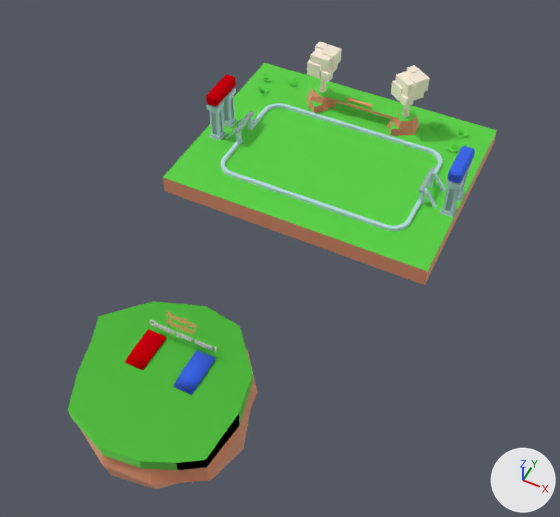
The glTF model Stadium.glb, before and after one commit.
Rendered twice from a camera (50 mm lens) standing at (243.0, -263.0, 528.0) and looking at (-5.0, 232.0, -90.0). The axes (+X, +Y, +Z) are drawn at lower right. The lights are the same throughout. Where no turn or scale is listed for an object, it has been applied to the vertices. Vertices at the same position are counted once.

Before the edit, the objects in view are built like this:
```python
ob_choose_your_team = bpy.data.objects.new('Choose your team !', me_text)
ob_choose_your_team.location = (-32.0, 41.0, 4.0)
ob_choose_your_team___001 = bpy.data.objects.new('Choose your team !.001', me_text_001)
ob_choose_your_team___001.location = (-16.0, 45.0, 20.0)
ob_cliff_blockquarter_rock_002 = bpy.data.objects.new('cliff_blockQuarter_rock.002', me_mesh_cliff_blockquarter_rock_002)
ob_cliff_blockquarter_rock_002.location = (0.0, 0.0, 0.0)
ob_cube_007 = bpy.data.objects.new('Cube.007', me_cube_021)
ob_cube_007.location = (0.0, 0.0, 0.0)
ob_cube_012 = bpy.data.objects.new('Cube.012', me_cube_004)
ob_cube_012.location = (0.0, 0.0, 0.0)
ob_cube_013 = bpy.data.objects.new('Cube.013', me_cube_003)
ob_cube_013.location = (0.0, 0.0, 0.0)
ob_green_platform = bpy.data.objects.new('Green_platform', me_green_platform)
ob_green_platform.location = (0.0, 0.0, 0.0)
ob_island = bpy.data.objects.new('Island', me_island)
ob_island.location = (0.0, 0.0, 0.0)
ob_tree_blocks_fall_001 = bpy.data.objects.new('tree_blocks_fall.001', me_mesh_tree_blocks_fall_008)
ob_tree_blocks_fall_001.location = (0.0, 0.0, 0.0)
# also in view: 'cliff_blockQuarter_rock.001' at (0.0, 445.0, -32.0); 'tree_blocks_fall.002' at (50.0, 446.0, -4.0); 'Cube.003' at (141.0, 349.0, 7.0); 'wall-round' at (0.0, 350.0, -45.0)
```
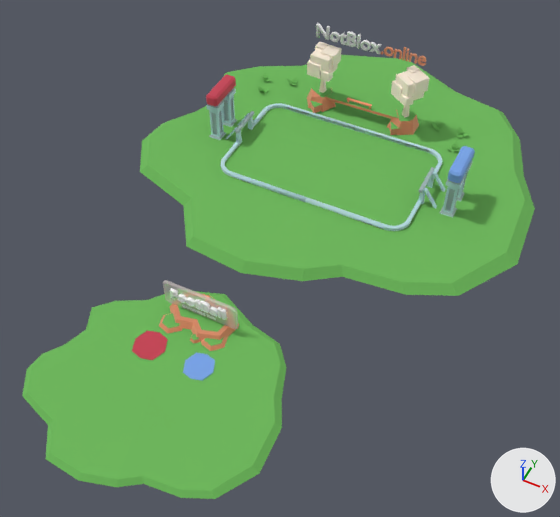
Pixel boxes [x1, y1, x2, y2] of what changed, in the pictures (560 x 517 px):
'Vert.005', added (green): after [140, 55, 535, 296]
'Vert.002', added (green): after [22, 291, 287, 499]
'cliff_blockQuarter_rock.002', deleted (green): before [163, 63, 497, 285]
'Green_platform', deleted (green): before [68, 301, 253, 470]
'Island', deleted: before [81, 349, 258, 489]
'platform_grass', added: after [159, 294, 239, 351]
'Cube.012', recoloured, reshaped (25% narrower, 35% shorter): before [173, 350, 216, 395]; after [183, 352, 215, 381]
'Cube.005', added: after [163, 280, 238, 329]
'Cube.007', recoloured, reshaped (12% narrower, 29% shorter): before [125, 329, 166, 370]; after [132, 331, 168, 360]
'cliff_blockQuarter_rock.001', recoloured, surface changed: [326, 91, 398, 119] in both
'Text', added: after [316, 23, 382, 54]
'Cube.003', recoloured: [447, 146, 475, 183] in both
'Cube.013', recoloured: [206, 74, 236, 107] in both
'rock_smallD.001', recoloured, surface changed: [387, 109, 419, 136] in both
'Text.003', added: after [170, 288, 227, 320]
'rock_smallD', recoloured, surface changed: [307, 85, 336, 112] in both
'Text.001', added: after [381, 47, 426, 66]
'Choose your team !', deleted: before [149, 320, 217, 352]
'Choose your team !.001', deleted: before [166, 311, 197, 335]
'cliff_blockDiagonal_rock', recoloured, surface changed: [310, 100, 323, 113] in both
'cliff_blockDiagonal_rock.001', recoloured, surface changed: [390, 121, 402, 136] in both
'Text.002', added: after [182, 304, 216, 320]
'plant_bushTriangle.002', recoloured, surface changed: [446, 141, 460, 152] in both
'plant_bushTriangle', recoloured, surface changed: [457, 126, 469, 138] in both
'plant_bushTriangle.001', recoloured, surface changed: [431, 121, 443, 131] in both
'plant_bushTriangle.005', recoloured, surface changed: [286, 77, 297, 85] in both
'plant_bushTriangle.004', recoloured, surface changed: [257, 86, 270, 93] in both
'plant_bushTriangle.003', recoloured, surface changed: [260, 73, 271, 81] in both
part 1 of me_cube_021, built on: before [125, 329, 166, 370]; after [132, 331, 168, 360]
part 3 of me_cube_004, built on: before [173, 350, 216, 395]; after [183, 352, 215, 381]

Diff of the bpy script that builds the scene:
```diff
--- a/Stadium.glb.py
+++ b/Stadium.glb.py
@@ mat_material_003 @@
 mat_material_003 = principled_material('Material.003')
-mat_material_003.base_color = (0.8, 0.0, 0.00923)  # red #e70018
+mat_material_003.base_color = (0.8, 0.176, 0.248)  # pink #e77488
 mat_material_003.metallic = 1.0
@@ mat_material_004 @@
 mat_material_004 = principled_material('Material.004')
-mat_material_004.base_color = (0.0331, 0.122, 0.8)  # blue #3362e7
+mat_material_004.base_color = (0.189, 0.372, 0.801)  # blue #78a4e7
 mat_material_004.roughness = 1.0
@@ mat_grass_001 @@
 mat_grass_001 = principled_material('grass.001')
-mat_grass_001.base_color = (0.26, 0.847, 0.172)  # green #8bed73
-mat_grass_001.metallic = 1.0
+mat_grass_001.base_color = (0.151, 0.479, 0.101)  # green #6cb859
 mat_grass_001.roughness = 1.0
@@ me_cube_021 @@
-me_cube_021.from_pydata(...)  # 8 vertices, 12 faces; spans x -34.4..-16.4, y 4.4..40.5, z -6.1..-4.1
+me_cube_021.from_pydata(...)  # 18 vertices, 32 faces; spans x -40.0..-10.8, y 14.0..43.4, z -8.6..-6.5
+# me_cube_021 part 1: the whole mesh is rebuilt
+# me_cube_021 part 2: the surface is now shaded flat
 me_cube_021.materials.append(mat_material_003)
@@ me_cube_004 @@
-me_cube_004.from_pydata(...)  # 8 vertices, 12 faces; spans x 13.4..31.3, y 2.1..40.5, z -6.6..-4.1
+me_cube_004.from_pydata(...)  # 18 vertices, 32 faces; spans x 9.1..35.7, y 15.5..42.0, z -9.2..-6.5
+# me_cube_004 part 3: the whole mesh is rebuilt
+# me_cube_004 part 4: the surface is now shaded flat
 me_cube_004.materials.append(mat_material_004)
@@ ob_choose_your_team @@
-ob_choose_your_team = bpy.data.objects.new('Choose your team !', me_text)
@@ ob_cliff_blockquarter_rock_002 @@
-ob_cliff_blockquarter_rock_002 = bpy.data.objects.new('cliff_blockQuarter_rock.002', me_mesh_cliff_blockquarter_rock_002)
@@ ob_choose_your_team___001 @@
-ob_choose_your_team___001 = bpy.data.objects.new('Choose your team !.001', me_text_001)
@@ ob_green_platform @@
-ob_green_platform = bpy.data.objects.new('Green_platform', me_green_platform)
@@ ob_island @@
-ob_island = bpy.data.objects.new('Island', me_island)
@@ ob_platform_grass @@
+ob_platform_grass = bpy.data.objects.new('platform_grass', me_mesh_platform_grass)  # 95 vertices, 186 faces; spans x -32.7..32.4, y 45.7..98.5, z -7.1..-0.7; in mat_dirt_001 (beige #f2be9e), mat_grass_002 (green #6cb859)
+ob_platform_grass.location = (0.0, 0.0, 0.0)
@@ ob_vert_005 @@
+ob_vert_005 = bpy.data.objects.new('Vert.005', me_vert_008)  # 47 vertices, 69 faces; spans x -216.0..225.0, y 169.0..588.0, z -56.0..-45.0; in mat_grass_001 (green #6cb859)
+ob_vert_005.location = (0.0, 0.0, 0.0)
@@ ob_vert_002 @@
+ob_vert_002 = bpy.data.objects.new('Vert.002', me_vert_004)  # 47 vertices, 69 faces; spans x -105.0..109.0, y -96.0..108.0, z -11.0..-6.0; in mat_grass_002 (green #6cb859)
+ob_vert_002.location = (0.0, 0.0, 0.0)
@@ ob_text_003 @@
+ob_text_003 = bpy.data.objects.new('Text.003', me_text_simple_addon_003)  # 14928 vertices, 29844 faces; spans x -26.4..26.6, y -1.7..1.7, z -0.6..10.8; in mat_defaultmat_003 (white #ffffff)
+ob_text_003.location = (-1.0, 70.0, 11.0)
@@ ob_text_002 @@
+ob_text_002 = bpy.data.objects.new('Text.002', me_text_simple_addon_002)  # 32864 vertices, 65692 faces; spans x -16.3..16.2, y -0.5..0.5, z -0.2..3.1
+ob_text_002.location = (-1.0, 69.0, 4.0)
@@ ob_text_001 @@
+ob_text_001 = bpy.data.objects.new('Text.001', me_text_simple_addon_001)  # 8144 vertices, 16264 faces; spans x -26.0..26.3, y -1.2..1.2, z -0.3..15.5; in mat_dirt_001 (beige #f2be9e)
+ob_text_001.location = (34.0, 457.0, 34.0)
@@ ob_text @@
+ob_text = bpy.data.objects.new('Text', me_text_simple_addon)  # 7456 vertices, 14900 faces; spans x -38.3..40.5, y -1.9..1.9, z -0.7..15.8
+ob_text.location = (-32.0, 457.0, 34.0)
@@ ob_cube_005 @@
+ob_cube_005 = bpy.data.objects.new('Cube.005', me_cube)  # 96 vertices, 188 faces; spans x -35.7..34.8, y 70.8..74.4, z -0.7..25.5; in mat_glass (white #fff3f0)
+ob_cube_005.location = (0.0, 0.0, 0.0)
```
